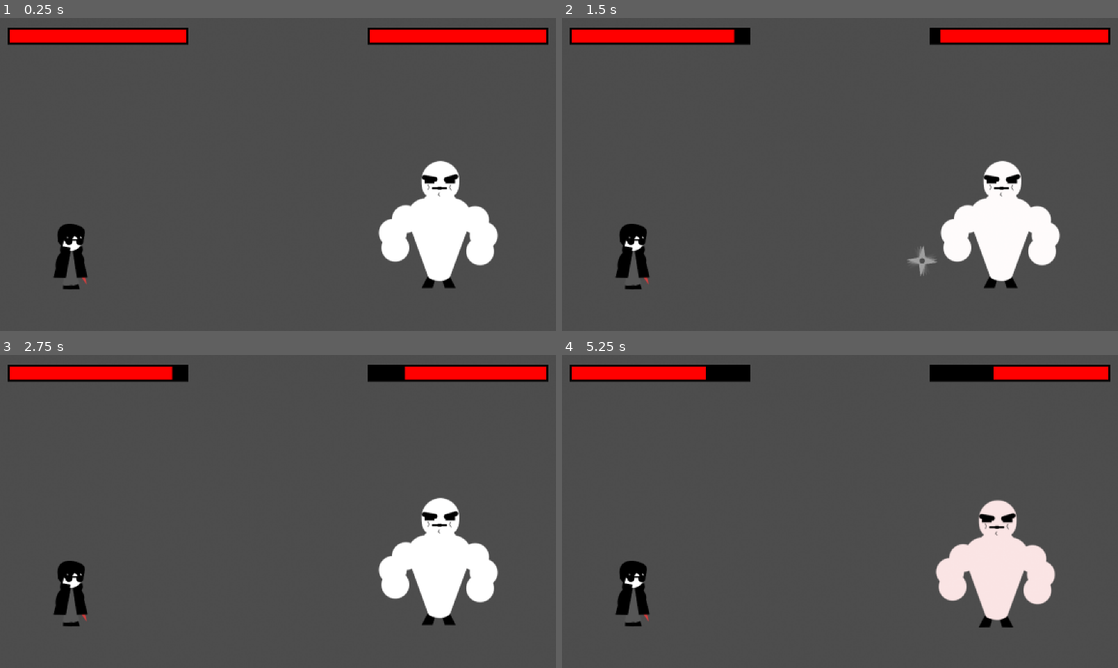
Above: before the commit, frames 1-4 (two rows, left to right).
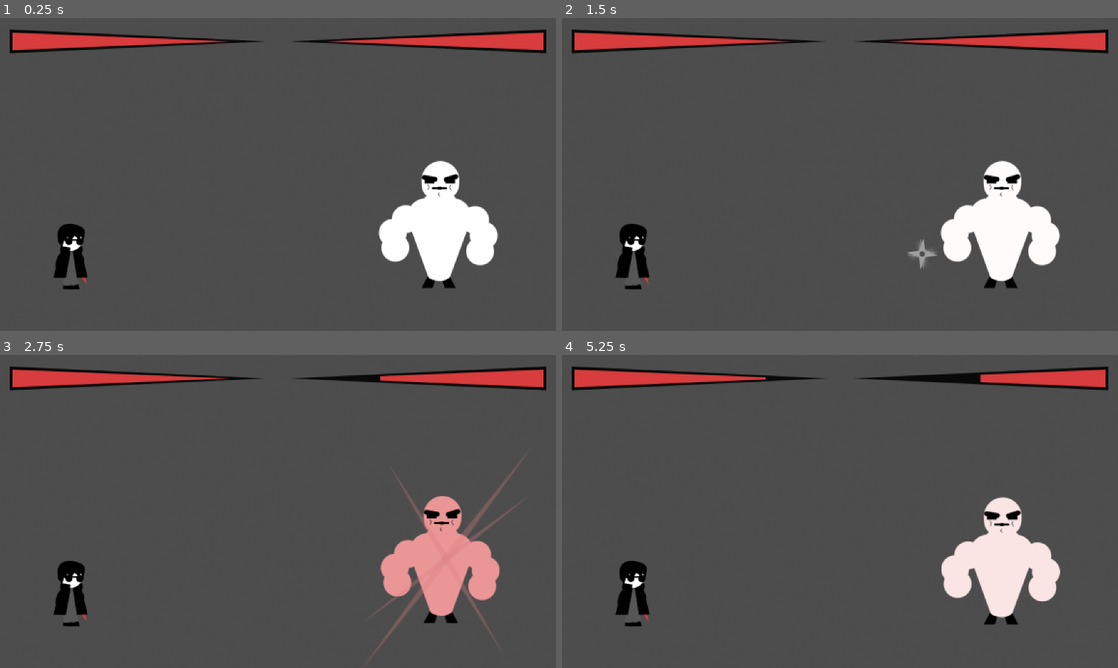
Above: after the commit, the same moments.

Repository: ArandomPsi/faba-baba
Game: Godot game, scene res://scenes/testbattle.tscn
Two runs of this game, one before a commit and one after it. Both use one fixed random seed, a clock stepped at 60 frames per second and the inputs below. The project has no main scene, so this scene is started directly.
Inputs:
- Up to frame 1 (0.25 s): no input
- Up to frame 2 (1.5 s): tap Enter at 0.5 s
- Up to frame 3 (2.75 s): no input
- Up to frame 4 (5.25 s): no input

The runs differ from the first frame. In frame 1, 4.8% of the frame differs, in the area x 1-99%, y 3-12%; in frame 2, 5.0%; in frame 3, 10%, in the area x 1-99%, y 3-97%; in frame 4, 6.3%.

Commit message:
horrible hammer

Diff:
--- /dev/null
+++ b/auto-bat/assets/hammersub.svg
@@ -0,0 +1 @@
+<svg version="1.1" xmlns="http://www.w3.org/2000/svg" xmlns:xlink="http://www.w3.org/1999/xlink" width="307.80781" height="436.68094" viewBox="0,0,307.80781,436.68094"><g transform="translate(-86.09609,35.46547)"><g stroke-miterlimit="10"><path d="M212.15072,-0.28743v-35.17804h55.69856v35.17804z" fill="#7c7c7c" stroke="none" stroke-width="0"/><path d="M212.15072,330.9724v-234.52023h55.69856v234.52023z" fill="#7c7c7c" stroke="none" stroke-width="0"/><path d="M201.89046,357.35593c0,-21.04732 17.06222,-38.10954 38.10954,-38.10954c21.04732,0 38.10954,17.06222 38.10954,38.10954c0,21.04732 -17.06222,38.10954 -38.10954,38.10954c-21.04732,0 -38.10954,-17.06222 -38.10954,-38.10954z" fill="none" stroke="#7c7c7c" stroke-width="11.5"/><path d="M86.09609,174.137v-184.68468h307.80781v184.68468z" fill="#a9a9a9" stroke="none" stroke-width="0"/></g></g></svg><!--rotationCenter:153.90390507507516:215.46546808129563-->
--- /dev/null
+++ b/auto-bat/assets/hpbarempty.svg
@@ -0,0 +1 @@
+<svg version="1.1" xmlns="http://www.w3.org/2000/svg" xmlns:xlink="http://www.w3.org/1999/xlink" width="692.36368" height="64.10774" viewBox="0,0,692.36368,64.10774"><g transform="translate(106.18184,-147.94613)"><g fill="#090909" stroke="none" stroke-width="0" stroke-miterlimit="10"><path d="M-106.18184,212.05387v-64.10774l692.36368,32.05386z"/></g></g></svg><!--rotationCenter:346.1818413040969:32.05386976726729-->
--- /dev/null
+++ b/auto-bat/assets/hpbarfull.svg
@@ -0,0 +1 @@
+<svg version="1.1" xmlns="http://www.w3.org/2000/svg" xmlns:xlink="http://www.w3.org/1999/xlink" width="692.36368" height="64.10774" viewBox="0,0,692.36368,64.10774"><g transform="translate(106.18184,-147.94613)"><g stroke="none" stroke-width="0" stroke-miterlimit="10"><path d="M-106.18184,212.05387v-64.10774l692.36368,32.05386z" fill="#090909"/><path d="M-98.23885,203.81144v-47.6229l589.10485,23.81145z" fill="#d83c3d"/></g></g></svg><!--rotationCenter:346.1818413040969:32.05386976726726-->
--- a/auto-bat/scenes/testbattle.tscn
+++ b/auto-bat/scenes/testbattle.tscn
@@ -7,19 +7,12 @@
 [ext_resource type="PackedScene" uid="uid://behyh2vj7hoko" path="res://scenes/weapons/dagger.tscn" id="4_3bqys"]
 [ext_resource type="PackedScene" uid="uid://brag2c51um1hk" path="res://scenes/weapons/shuriken.tscn" id="5_i0l17"]
 [ext_resource type="Script" uid="uid://7rmshsu5bs7i" path="res://scripts/enemy.gd" id="6_dh8fg"]
+[ext_resource type="PackedScene" uid="uid://dyum0w000vmm3" path="res://scenes/weapons/hammer.tscn" id="6_jt6bt"]
 [ext_resource type="PackedScene" uid="uid://bnvvgpv7cj1f2" path="res://scenes/enemyattacks/fistopuncho.tscn" id="8_2s6dt"]
-[ext_resource type="Shader" uid="uid://duhsptdwbqwk1" path="res://assets/vfx/pixel.gdshader" id="8_k0suh"]
-[ext_resource type="Script" uid="uid://dsueujytyeih7" path="res://scripts/pixelstuff.gd" id="9_rsfs2"]
-
-[sub_resource type="StyleBoxFlat" id="StyleBoxFlat_dh8fg"]
-bg_color = Color(0, 0, 0, 1)
-expand_margin_left = 4.0
-expand_margin_top = 4.0
-expand_margin_right = 4.0
-expand_margin_bottom = 4.0
-
-[sub_resource type="StyleBoxFlat" id="StyleBoxFlat_i0l17"]
-bg_color = Color(1, 0, 0, 1)
+[ext_resource type="Shader" path="res://assets/vfx/pixel.gdshader" id="8_k0suh"]
+[ext_resource type="Texture2D" uid="uid://buuubnvey3x04" path="res://assets/hpbarempty.svg" id="9_l64my"]
+[ext_resource type="Script" path="res://scripts/pixelstuff.gd" id="9_rsfs2"]
+[ext_resource type="Texture2D" uid="uid://ba4r04nyi3ak7" path="res://assets/hpbarfull.svg" id="10_jt6bt"]
 
 [sub_resource type="ShaderMaterial" id="ShaderMaterial_rsfs2"]
 shader = ExtResource("8_k0suh")
@@ -53,6 +46,8 @@
 
 [node name="shuriken" parent="player" instance=ExtResource("5_i0l17")]
 
+[node name="hammer" parent="player" instance=ExtResource("6_jt6bt")]
+
 [node name="testenemy" type="Sprite2D" parent="."]
 position = Vector2(908, 428)
 texture = ExtResource("2_e4ha6")
@@ -60,24 +55,26 @@
 
 [node name="fistopuncho" parent="testenemy" instance=ExtResource("8_2s6dt")]
 
-[node name="playerhp" type="ProgressBar" parent="."]
+[node name="playerhp" type="TextureProgressBar" parent="."]
 offset_left = 20.0
 offset_top = 24.0
 offset_right = 386.0
 offset_bottom = 51.0
-theme_override_styles/background = SubResource("StyleBoxFlat_dh8fg")
-theme_override_styles/fill = SubResource("StyleBoxFlat_i0l17")
-show_percentage = false
+scale = Vector2(0.765, 0.765)
+step = 0.1
+value = 0.7
+texture_under = ExtResource("9_l64my")
+texture_progress = ExtResource("10_jt6bt")
 
-[node name="enemyhp" type="ProgressBar" parent="."]
-offset_left = 766.0
+[node name="enemyhp" type="TextureProgressBar" parent="."]
+offset_left = 1132.0
 offset_top = 24.0
-offset_right = 1132.0
-offset_bottom = 51.0
-theme_override_styles/background = SubResource("StyleBoxFlat_dh8fg")
-theme_override_styles/fill = SubResource("StyleBoxFlat_i0l17")
-fill_mode = 1
-show_percentage = false
+offset_right = 1824.0
+offset_bottom = 88.0
+scale = Vector2(-0.765, 0.765)
+step = 0.1
+texture_under = ExtResource("9_l64my")
+texture_progress = ExtResource("10_jt6bt")
 
 [node name="hud" type="CanvasLayer" parent="."]
 
--- /dev/null
+++ b/auto-bat/scenes/weapons/effects/hammerfx.tscn
@@ -0,0 +1,13 @@
+[gd_scene load_steps=3 format=3 uid="uid://7tkqowh5wupg"]
+
+[ext_resource type="Script" uid="uid://ghfrcmk0q7rh" path="res://scripts/weapons/effects/hammerfx.gd" id="1_6xdsb"]
+[ext_resource type="Texture2D" uid="uid://kvgf70q57qrg" path="res://assets/hammersub.svg" id="2_v2l5u"]
+
+[node name="hammerfx" type="Node2D"]
+script = ExtResource("1_6xdsb")
+
+[node name="Sprite2D" type="Sprite2D" parent="."]
+modulate = Color(1, 1, 1, 0)
+rotation = -0.785398
+texture = ExtResource("2_v2l5u")
+offset = Vector2(0, -173.14)
--- /dev/null
+++ b/auto-bat/scenes/weapons/hammer.tscn
@@ -0,0 +1,14 @@
+[gd_scene load_steps=2 format=3 uid="uid://dyum0w000vmm3"]
+
+[ext_resource type="Script" uid="uid://bw2tn4vmqggpq" path="res://scripts/weapons/hammer.gd" id="1_b37dg"]
+
+[node name="hammer" type="Node2D"]
+script = ExtResource("1_b37dg")
+basecooldown = 5.0
+damage = 15
+
+[node name="Timer" type="Timer" parent="."]
+one_shot = true
+autostart = true
+
+[connection signal="timeout" from="Timer" to="." method="_on_timer_timeout"]
--- a/auto-bat/scripts/battle.gd
+++ b/auto-bat/scripts/battle.gd
@@ -3,6 +3,8 @@
 var enemyhp : int = 100
 
 @export var player : Node2D
+@onready var enemy: Sprite2D = $testenemy
+
 
 
 func _process(delta: float) -> void:
--- /dev/null
+++ b/auto-bat/scripts/weapons/effects/hammerfx.gd
@@ -0,0 +1,14 @@
+extends Node2D
+
+signal tween_fin
+
+var tween
+
+func _ready() -> void:
+	await get_tree().create_timer(1.0).timeout
+	tween = create_tween().set_parallel(true)
+	tween.tween_property($Sprite2D, "modulate:a", 1.0, 0.2)
+	tween.tween_property($Sprite2D, "rotation_degrees", 120.0, 0.3).set_delay(0.1).set_ease(Tween.EASE_IN).set_trans(Tween.TRANS_EXPO)
+	tween.tween_property($Sprite2D, "modulate:a", 0.0, 0.4).set_delay(0.3)
+	await tween.finished
+	tween_fin.emit()
--- a/auto-bat/scripts/weapons/effects/ninjastar.gd
+++ b/auto-bat/scripts/weapons/effects/ninjastar.gd
@@ -6,11 +6,11 @@
 
 func _ready() -> void:
 	$spawn.emitting = true
-	var tween = create_tween()
+#	var tween = create_tween()
 
 
 func _process(delta: float) -> void:
 	time += delta
 	rotation_degrees += 1000 * delta
-	position.y = sin(time * 5.0) * 25.0
+	position.y = sin(time * 7.0) * 25.0
 	position.x += speed * delta
--- /dev/null
+++ b/auto-bat/scripts/weapons/hammer.gd
@@ -0,0 +1,12 @@
+extends weapon
+
+
+func _on_timer_timeout() -> void:
+	var s = preload("res://scenes/weapons/effects/hammerfx.tscn").instantiate()
+	get_parent().add_child(s)
+	s.global_position = get_tree().current_scene.enemy.global_position - Vector2(50, 150)
+	await s.tween_fin
+	attack()
+	s.queue_free()
+
+	$Timer.start(basecooldown * cooldownmult)
Not shown, added: auto-bat/assets/hammersub.svg.import
Not shown, added: auto-bat/assets/hpbarempty.svg.import
Not shown, added: auto-bat/assets/hpbarfull.svg.import
Not shown: 1 places in auto-bat/scenes/enemyattacks/fistopunchoeffect.tscn that only renumber resources
Not shown: 1 places in auto-bat/scenes/testbattle.tscn that only renumber resources
Not shown, added: auto-bat/scripts/weapons/effects/hammerfx.gd.uid
Not shown, added: auto-bat/scripts/weapons/hammer.gd.uid
